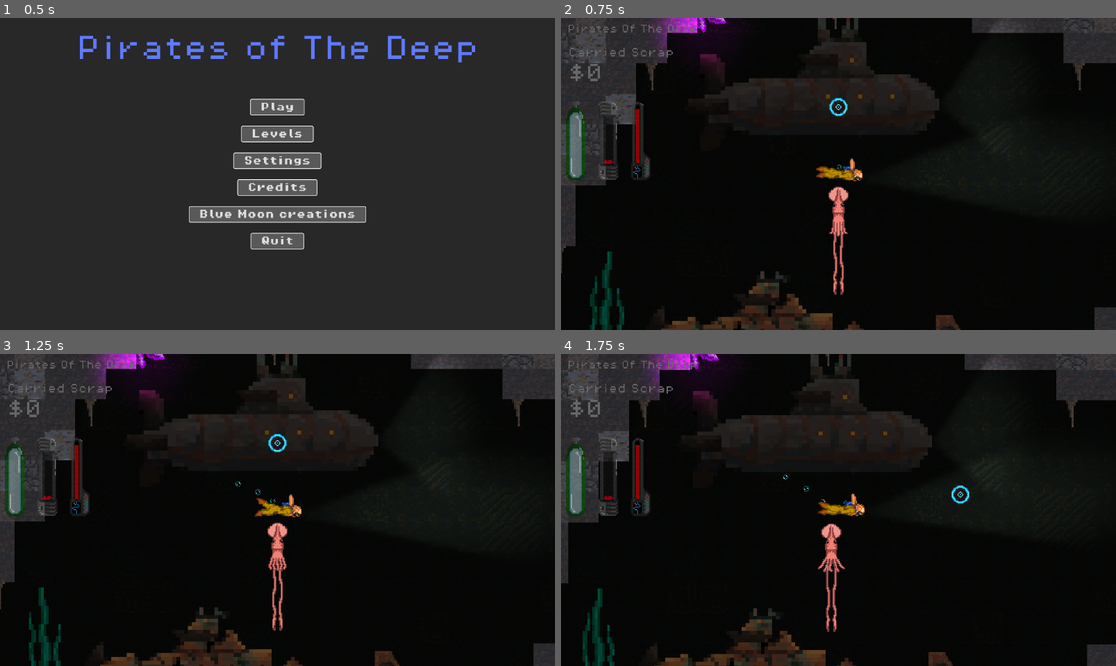
Above: before the commit, frames 1-4 (two rows, left to right).
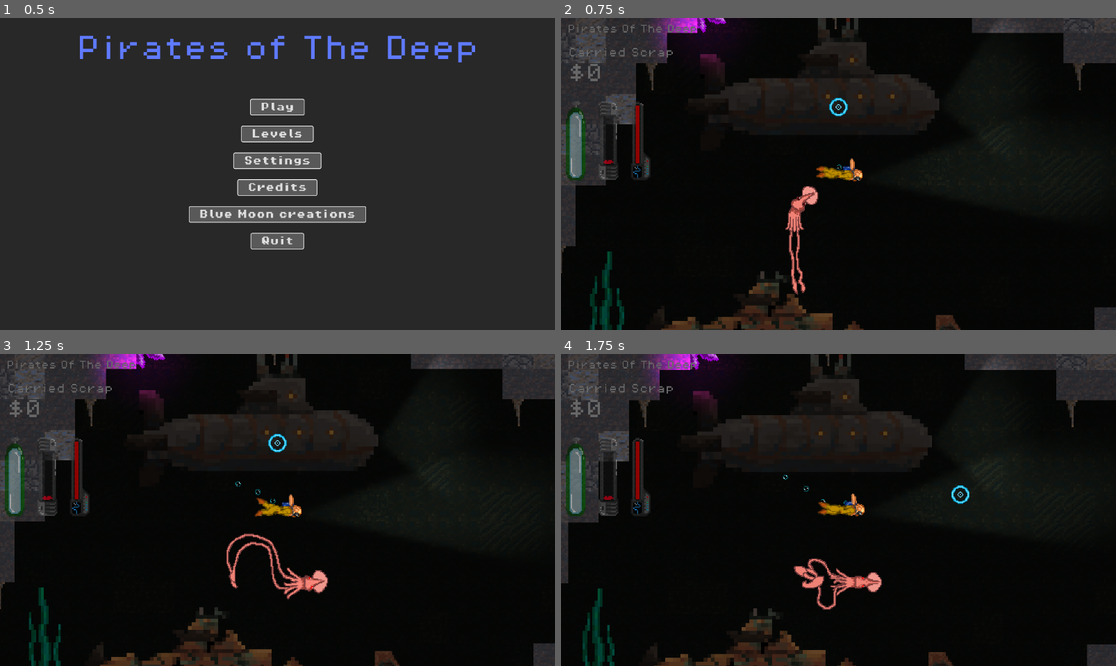
Above: after the commit, the same moments.

Repository: val-XR/GameJamApril2025
Game: Godot game, scene res://Menus/MainMenu/MainMenu.tscn
The game is run twice, just before and just after one commit, with the same random seed, the same clock (stepped at 60 frames per second) and the same inputs.
Inputs (mouse positions are in pixels of both pictures, inside the frame that each line leads up to):
- Up to frame 1 (0.5 s): no input
- Up to frame 2 (0.75 s): click "Play" at 0.5 s
- Up to frame 3 (1.25 s): no input
- Up to frame 4 (1.75 s): move the mouse to (960, 494) at 1.27 s; hold Space (Test) from 1.28 s (still down); click (960, 494) at 1.42 s

Frame 1 is identical in both runs. In frame 2, 1.3% of the frame differs, in the area x 13-52%, y 28-89%; in frame 3, 1.4%, in the area x 13-60%, y 28-89%; in frame 4, 1.4%.
Error before the commit: Invalid assignment of property or key 'frame' with value of type 'int' on a base object of type 'Nil'. (res://scenes/hud.gd:36)

Commit message:
Squid animation

Diff:
--- a/scenes/CreatureScenes/squid.tscn
+++ b/scenes/CreatureScenes/squid.tscn
@@ -1,6 +1,7 @@
-[gd_scene load_steps=7 format=3 uid="uid://bgml31du50kk3"]
+[gd_scene load_steps=21 format=3 uid="uid://bgml31du50kk3"]
 
 [ext_resource type="Texture2D" uid="uid://cknav5lgvh7uq" path="res://textures/Creatures/squid_02.png" id="1_dbd8e"]
+[ext_resource type="Texture2D" uid="uid://cx1g817lug7n1" path="res://textures/Creatures/squid_attack_animation_01.png" id="2_e4u8m"]
 
 [sub_resource type="AtlasTexture" id="AtlasTexture_e4u8m"]
 atlas = ExtResource("1_dbd8e")
@@ -38,9 +39,107 @@
 "speed": 2.0
 }]
 
+[sub_resource type="AtlasTexture" id="AtlasTexture_d6ti3"]
+atlas = ExtResource("2_e4u8m")
+region = Rect2(0, 0, 128, 128)
+
+[sub_resource type="AtlasTexture" id="AtlasTexture_4xkak"]
+atlas = ExtResource("2_e4u8m")
+region = Rect2(128, 0, 128, 128)
+
+[sub_resource type="AtlasTexture" id="AtlasTexture_et27x"]
+atlas = ExtResource("2_e4u8m")
+region = Rect2(256, 0, 128, 128)
+
+[sub_resource type="AtlasTexture" id="AtlasTexture_r7u8f"]
+atlas = ExtResource("2_e4u8m")
+region = Rect2(384, 0, 128, 128)
+
+[sub_resource type="AtlasTexture" id="AtlasTexture_2e2eu"]
+atlas = ExtResource("2_e4u8m")
+region = Rect2(512, 0, 128, 128)
+
+[sub_resource type="AtlasTexture" id="AtlasTexture_r1ctw"]
+atlas = ExtResource("2_e4u8m")
+region = Rect2(640, 0, 128, 128)
+
+[sub_resource type="AtlasTexture" id="AtlasTexture_8pcjg"]
+atlas = ExtResource("2_e4u8m")
+region = Rect2(768, 0, 128, 128)
+
+[sub_resource type="AtlasTexture" id="AtlasTexture_uvts3"]
+atlas = ExtResource("2_e4u8m")
+region = Rect2(896, 0, 128, 128)
+
+[sub_resource type="AtlasTexture" id="AtlasTexture_pm5tu"]
+atlas = ExtResource("2_e4u8m")
+region = Rect2(1024, 0, 128, 128)
+
+[sub_resource type="AtlasTexture" id="AtlasTexture_u7hfw"]
+atlas = ExtResource("2_e4u8m")
+region = Rect2(1152, 0, 128, 128)
+
+[sub_resource type="AtlasTexture" id="AtlasTexture_q6h6q"]
+atlas = ExtResource("2_e4u8m")
+region = Rect2(1280, 0, 128, 128)
+
+[sub_resource type="AtlasTexture" id="AtlasTexture_l6jyq"]
+atlas = ExtResource("2_e4u8m")
+region = Rect2(1408, 0, 128, 128)
+
+[sub_resource type="SpriteFrames" id="SpriteFrames_yg57n"]
+animations = [{
+"frames": [{
+"duration": 1.0,
+"texture": SubResource("AtlasTexture_d6ti3")
+}, {
+"duration": 1.0,
+"texture": SubResource("AtlasTexture_4xkak")
+}, {
+"duration": 1.0,
+"texture": SubResource("AtlasTexture_et27x")
+}, {
+"duration": 1.0,
+"texture": SubResource("AtlasTexture_r7u8f")
+}, {
+"duration": 1.0,
+"texture": SubResource("AtlasTexture_2e2eu")
+}, {
+"duration": 1.0,
+"texture": SubResource("AtlasTexture_r1ctw")
+}, {
+"duration": 1.0,
+"texture": SubResource("AtlasTexture_8pcjg")
+}, {
+"duration": 1.0,
+"texture": SubResource("AtlasTexture_uvts3")
+}, {
+"duration": 1.0,
+"texture": SubResource("AtlasTexture_pm5tu")
+}, {
+"duration": 1.0,
+"texture": SubResource("AtlasTexture_u7hfw")
+}, {
+"duration": 1.0,
+"texture": SubResource("AtlasTexture_q6h6q")
+}, {
+"duration": 1.0,
+"texture": SubResource("AtlasTexture_l6jyq")
+}],
+"loop": true,
+"name": &"default",
+"speed": 8.0
+}]
+
 [node name="Squid" type="Node2D"]
 
 [node name="AnimatedSprite2D" type="AnimatedSprite2D" parent="."]
+visible = false
 sprite_frames = SubResource("SpriteFrames_d6ti3")
 autoplay = "default"
 frame_progress = 0.518157
+
+[node name="AnimatedSprite2D2" type="AnimatedSprite2D" parent="."]
+sprite_frames = SubResource("SpriteFrames_yg57n")
+autoplay = "default"
+frame_progress = 0.555065
--- a/scenes/hud.gd
+++ b/scenes/hud.gd
@@ -34,3 +34,4 @@
 	var health : float = GlobalPlayer.PlayerHealthGet()
 	var frame : int = floor(health / 10)
 	healthbar.frame = frame
+	print("Health bar frame set: " + str(frame))
--- a/scenes/player.tscn
+++ b/scenes/player.tscn
@@ -372,9 +372,10 @@
 wait_time = 0.1
 autostart = true
 
-[node name="HUD" type="CanvasLayer" parent="." node_paths=PackedStringArray("total_value_label")]
+[node name="HUD" type="CanvasLayer" parent="." node_paths=PackedStringArray("total_value_label", "healthbar")]
 script = ExtResource("4_fjrip")
 total_value_label = NodePath("CanvasGroup/VBoxContainer/Total Value")
+healthbar = NodePath("CanvasGroup/VBoxContainer/HBoxContainer/Health AnimatedSprite2D")
 
 [node name="CanvasGroup" type="CanvasGroup" parent="HUD"]
 
Not shown: 1 places in Menus/MainMenu/MainMenu.tscn that only renumber resources
Binary file added: textures/Creatures/squid_attack_animation_01.png
Not shown, added: textures/Creatures/squid_attack_animation_01.png.import
